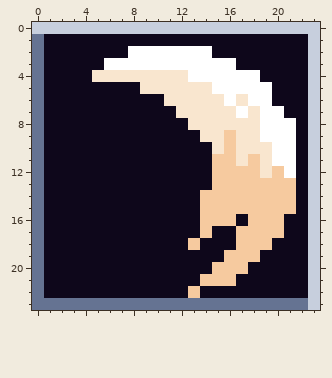
Pixel-art file -- Sprites/Skills/forward_slash_skill_slot.aseprite. The first picture shows the starting point.
24x24 pixels, 1 frame.
Once edited:
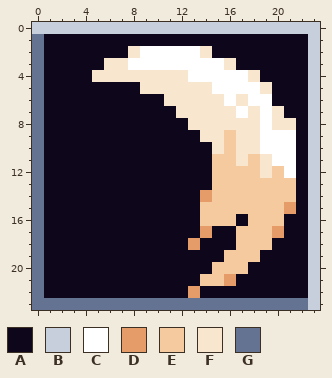
Palette (. is transparent): A #0e071b  B #c7cfdd  C #ffffff  D #e69c69  E #f6ca9f  F #f9e6cf  G #657392
Change:
Layer "Layer 2":
The edit turns colour F into colour C in row 10 at x 19.
The edit turns colour E into colour D in row 14 at x 14; in row 15 at x 21; in row 17 at x 14 and 20; in row 18 at x 13; in row 21 at x 16; in row 22 at x 13.
The edit turns colour C into colour F in row 2 at x 8 and 14; in row 3 at x 6 to 7 and 16; in row 4 at x 18; in row 5 at x 19; in row 7 at x 20; in row 8 at x 20 to 21.
Changed places in both pictures, as pixel boxes (x1, y1, x2, y2):
changed: (104, 46, 140, 70)
changed: (200, 46, 296, 154)
changed: (188, 190, 236, 298)
changed: (272, 202, 296, 238)
